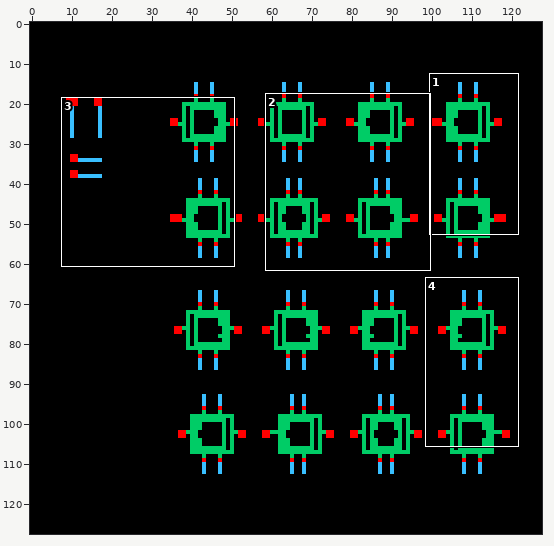
Sprite sheet -- 6T_SRAM_Array/schematic/thumbnail_128x128.png. Above, an overview of the earlier version with the close-up marked.
Close-up. Old version:
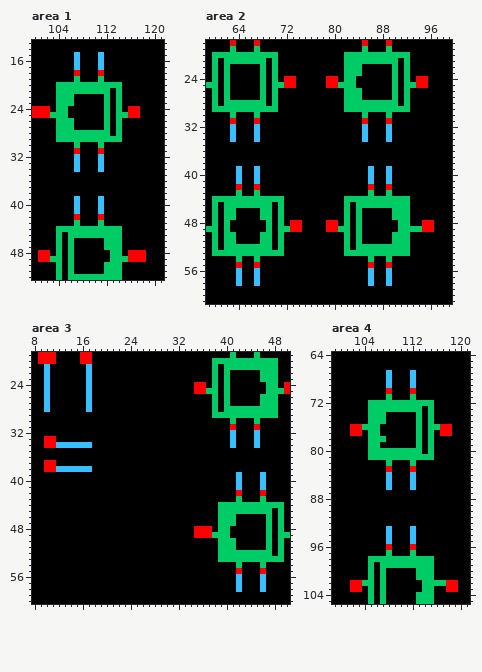
The file is 128x128 pixels. Shown: area 1: x 100..121, y 13..52; area 2: x 59..99, y 18..61; area 3: x 8..50, y 19..60; area 4: x 99..121, y 64..105. The commit also changed other parts of the picture, which this record leaves out.
The same view after the edit:
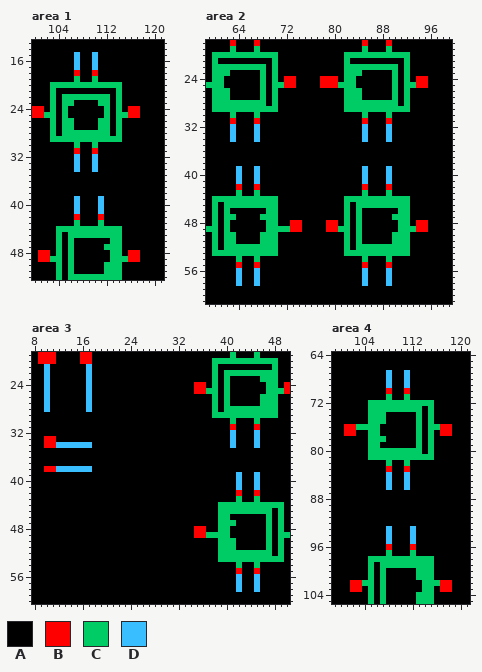
Palette (. is transparent): A #000000  B #ff0000  C #00cc66  D #39bfff
Change:
Area 1:
y 15..17: x 110..111 AD -> DA
y 18: x 110..111 AB -> BA
y 19: x 110..111 AC -> CA
y 20: x 103 A -> C
y 21: x 103..112 ACCCCCCCCC -> CAAAAAAAAA
y 22: x 103..104 AC -> CA; x 107..111 AAAAA -> CCCCC
y 23: x 103..104 AC -> CA; x 111 A -> C
y 24: x 102..104 BAC -> ACA
y 25: x 102 B -> C; x 104 C -> A
y 26..27: x 103..104 AC -> CA; x 111 A -> C
y 28: x 103..104 AC -> CA
y 29: x 103 A -> C
y 30: x 110..111 AC -> CA
y 31: x 110..111 AB -> BA
y 32..34: x 110..111 AD -> DA
y 46: x 112 C -> A
y 48..49: x 118 B -> A
Area 2:
y 21: x 62..68 CCCCCCC -> AAAAAAA; x 83..90 CCCCCCCC -> AAAAAAAA
y 22: x 61 A -> C; x 63..67 AAAAA -> CCCCC; x 85..89 AAAAA -> CCCCC
y 23: x 61 A -> C
y 24..25: x 61..62 AC -> CA; x 78 A -> B
y 26..28: x 61 A -> C
y 39..41: x 85..86 AD -> DA
y 42: x 85..86 AB -> BA
y 43: x 85..86 AC -> CA
y 44: x 71 C -> A
y 45: x 70..71 AC -> CA
y 46: x 63 C -> A; x 68 C -> A; x 70..71 AC -> CA; x 90 C -> A
y 47: x 70..71 AC -> CA
y 48: x 70..71 AC -> CA; x 94 A -> B; x 96 B -> A
y 49: x 70 A -> C; x 94 C -> B; x 96 B -> A
y 50..52: x 70..71 AC -> CA
y 53: x 71 C -> A
y 54: x 85..86 AC -> CA
y 55: x 85..86 AB -> BA
y 56..58: x 85..86 AD -> DA
Area 3:
y 21: x 40..47 CCCCCCCC -> AAAAAAAA
y 22: x 41..45 AAAAA -> CCCCC
y 37: x 10..11 BB -> AA
y 39..41: x 45..46 AD -> DA
y 42: x 45..46 AB -> BA
y 43: x 45..46 AC -> CA
y 46: x 41 C -> A
y 48: x 37 B -> A
y 49: x 37 B -> C
y 54: x 45..46 AC -> CA
y 55: x 45..46 AB -> BA
y 56..58: x 45..46 AD -> DA
Area 4:
y 67..69: x 111..112 AD -> DA
y 70: x 111..112 AB -> BA
y 71: x 111..112 AC -> CA
y 76: x 101 A -> B; x 103 B -> C
y 77: x 101 A -> B; x 103 B -> A
y 82: x 111..112 AC -> CA
y 83: x 111..112 AB -> BA
y 84..86: x 111..112 AD -> DA
y 102: x 117 C -> B; x 119 B -> A
y 103: x 117 A -> B; x 119 B -> A
